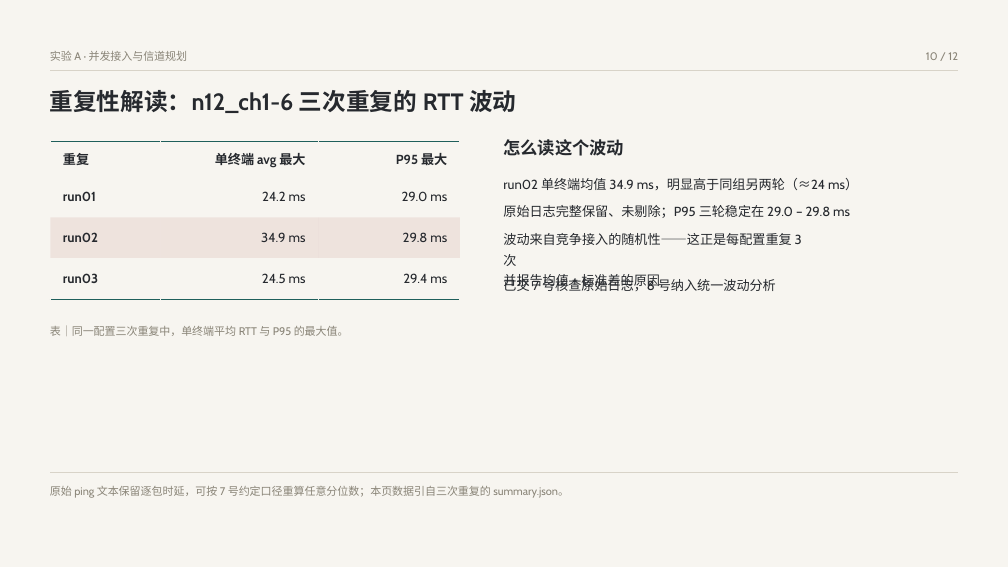
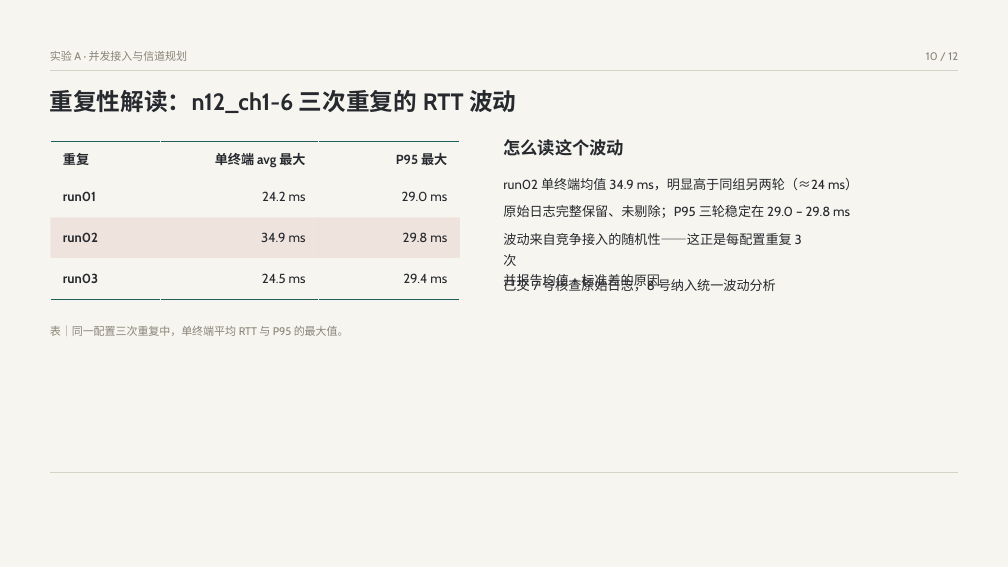
Before and after one commit to Arieaaa/CNC-GR, a slide deck: slide 10 of 4/ppt/expA_deck.pptx. Drawn at 1008x567 pixels with LibreOffice and Linux fonts; fonts in the diff are those of the drawing. Boxes give left, top, right and bottom in pixels: in the first picture for what was removed or moved away, otherwise in the second. Text is boxed around its words. In the diff, an @@ line names an element or a change of style, - is before the commit and + after.

```diff
--- a/4/ppt/expA_deck.pptx
+++ b/4/ppt/expA_deck.pptx
@@ text removed at bbox=[50, 486, 569, 497] @@
-原始 ping 文本保留逐包时延，可按 7 号约定口径重算任意分位数；本页数据引自三次重复的 summary.json。
```
Also in this commit, not shown: 5 other slides changed.
